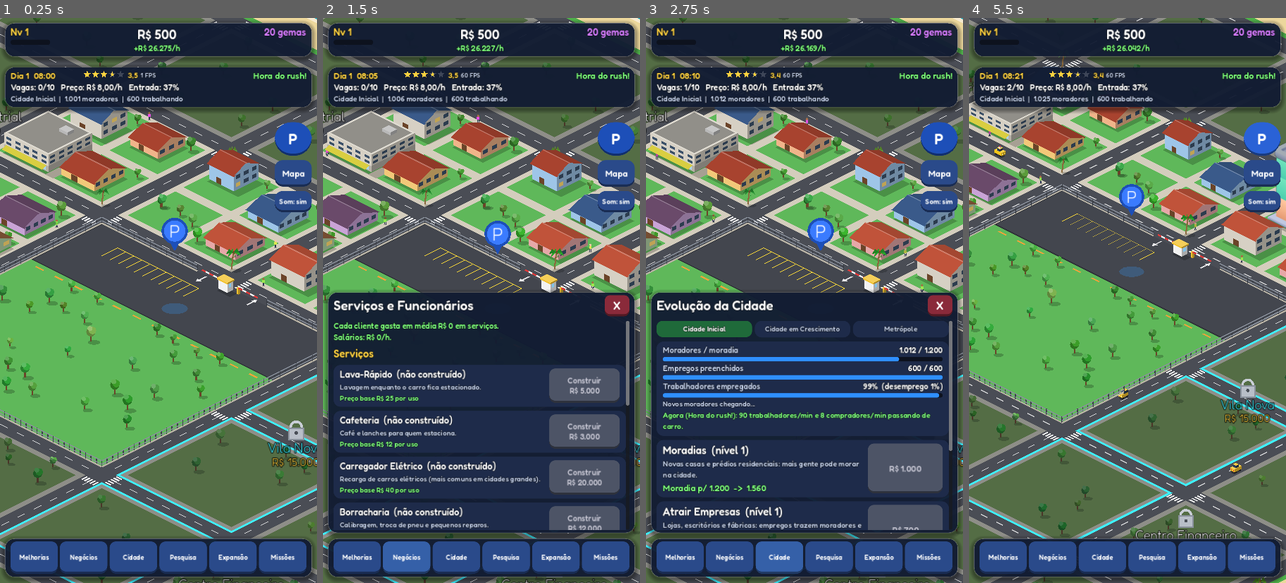
Above: before the commit, frames 1-4 (left to right).
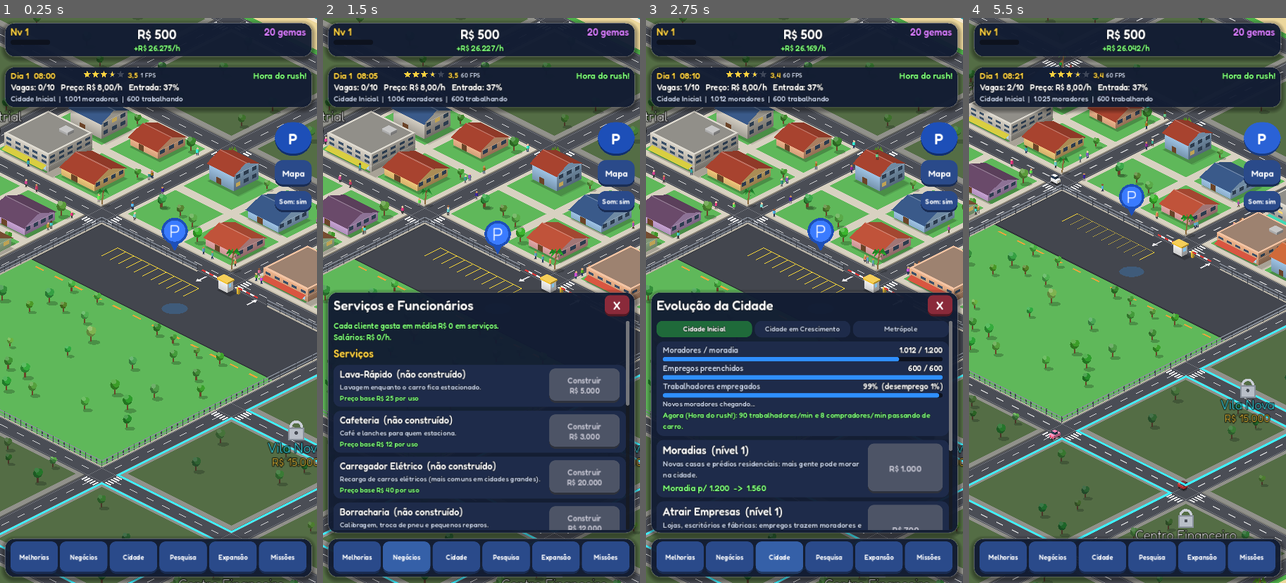
Above: after the commit, the same moments.

Repository: gtvmoura/gamess
Game: Godot game, scene res://scenes/main.tscn
Same seed, same stepped clock (60 frames per second), same inputs: the game is played once before the commit and once after it.
Inputs:
- Up to frame 1 (0.25 s): no input
- Up to frame 2 (1.5 s): click "Melhorias" at 0.5 s; click "Negócios" at 1.25 s
- Up to frame 3 (2.75 s): click "Cidade" at 2 s
- Up to frame 4 (5.5 s): click "Pesquisa" at 2.75 s; click "Expansão" at 3.5 s; click "Missões" at 4.25 s; click "P" at 5 s

The runs differ from the first frame. In frame 1, 5.1% of the frame differs, in the area x 0-100%, y 0-100%; in frame 2, 4.1%; in frame 3, 4.1%; in frame 4, 5.9%.

Commit message:
Volta ao estilo próprio, mais qualidade visual, menos lag e cidade mais viva
- Remove os sprites da Kenney do jogo (mantém os sons)
- Paredes com degradê de oclusão e brilho nas quinas; sombras suaves
- Calçadas elevadas com meio-fio e juntas; grama com variação; linhas
  de borda nas ruas
- Multidão: até 320 pedestres nas calçadas (cresce com a população),
  atravessando nas faixas; simulados num só lugar e desenhados em lotes
  por quarteirão (camadas atrás/na frente)
- Motoristas descem do carro e caminham até a calçada
- Quarteirões reconstruídos aos poucos (2 por quadro) e só os que
  mudaram, evitando travadas quando a cidade cresce

Co-Authored-By: Claude Opus 5.5 <noreply@anthropic.com>
Claude-Session: https://claude.ai/code/session_01MiRi1d4oFeeXUf8TJouCqA

Diff:
--- a/estacionamento-tycoon/scripts/batch.gd
+++ b/estacionamento-tycoon/scripts/batch.gd
@@ -16,6 +16,20 @@
 	pts.append_array(poly)
 	for i in n:
 		cols.append(color)
+	for i in range(1, n - 1):
+		idx.append(base)
+		idx.append(base + i)
+		idx.append(base + i + 1)
+
+
+## Polígono convexo com uma cor por vértice (degradês).
+func draw_polygon(poly: PackedVector2Array, colors: PackedColorArray) -> void:
+	var n := poly.size()
+	if n < 3 or colors.size() != n:
+		return
+	var base := pts.size()
+	pts.append_array(poly)
+	cols.append_array(colors)
 	for i in range(1, n - 1):
 		idx.append(base)
 		idx.append(base + i)
--- a/estacionamento-tycoon/scripts/car.gd
+++ b/estacionamento-tycoon/scripts/car.gd
@@ -52,8 +52,6 @@
 		kind = 5
 	else:
 		kind = 6
-	if rng.randf() < 0.06:
-		kind = 7  # moto
 	if kind == 2:
 		body_color = Color("f2c230") if rng.randf() < 0.5 else Color("3a8fd9")
 	elif kind == 6:
--- /dev/null
+++ b/estacionamento-tycoon/scripts/crowd.gd
@@ -0,0 +1,189 @@
+extends Node2D
+## Multidão: muitos pedestres andando pelas calçadas e atravessando nas faixas.
+## Simulados aqui num só lugar e desenhados em lotes por quarteirão (2 camadas: atrás e na
+## frente dos prédios), para a ordem de desenho ficar certa e o custo baixo.
+
+const Iso := preload("res://scripts/iso.gd")
+const Batch := preload("res://scripts/batch.gd")
+
+const INSET := 0.16          # distância da calçada para a borda do quarteirão
+const REDRAW_HZ := 20.0
+const SKINS := [Color("f1c9a5"), Color("e0ac7e"), Color("c68a5c"), Color("8d5a3b"), Color("5e3a24")]
+const PANTS := [Color("2b3550"), Color("3a3a3a"), Color("5a4632"), Color("23395d"), Color("6b6b6b")]
+
+var world = null
+var rng := RandomNumberGenerator.new()
+var peds: Array = []          # cada um: Dictionary
+var open_blocks: Array = []   # quarteirões desbloqueados (Vector2i)
+var layers := {}              # "bx,by,f" -> Node2D (f = 0 atrás, 1 na frente)
+var _acc := 0.0
+var _t := 0.0
+
+
+func _ready() -> void:
+	rng.randomize()
+	z_index = 0
+
+
+func refresh_blocks() -> void:
+	open_blocks.clear()
+	for b in world.block_district.keys():
+		if world.block_district[b] < Game.districts_unlocked:
+			open_blocks.append(b)
+	_ensure_layers()
+	var target := clampi(int(Game.population() / 120.0), 40, 320)
+	while peds.size() < target and not open_blocks.is_empty():
+		peds.append(_new_ped())
+	while peds.size() > target:
+		peds.pop_back()
+
+
+func _ensure_layers() -> void:
+	for b in open_blocks:
+		for f in 2:
+			var key := "%d,%d,%d" % [b.x, b.y, f]
+			if layers.has(key):
+				continue
+			var n := Node2D.new()
+			var ox: float = b.x * 8 + 1.0
+			var oy: float = b.y * 8 + 1.0
+			# camada de trás fica antes do quarteirão; a da frente, depois (y-sort)
+			n.position = Iso.p(ox, oy) - Vector2(0, 2) if f == 0 else Iso.p(ox + 7.0, oy + 7.0) + Vector2(0, 2)
+			n.set_meta("peds", [])
+			n.draw.connect(_draw_layer.bind(n))
+			world.objects.add_child(n)
+			layers[key] = n
+
+
+func _corner(b: Vector2i, k: int) -> Vector2:
+	var ox: float = b.x * 8 + 1.0
+	var oy: float = b.y * 8 + 1.0
+	match k % 4:
+		0:
+			return Vector2(ox + INSET, oy + INSET)
+		1:
+			return Vector2(ox + 7.0 - INSET, oy + INSET)
+		2:
+			return Vector2(ox + 7.0 - INSET, oy + 7.0 - INSET)
+	return Vector2(ox + INSET, oy + 7.0 - INSET)
+
+
+func _new_ped() -> Dictionary:
+	var b: Vector2i = open_blocks[rng.randi_range(0, open_blocks.size() - 1)]
+	var k := rng.randi_range(0, 3)
+	var dirn := 1 if rng.randf() < 0.5 else -1
+	var a := _corner(b, k)
+	var c := _corner(b, k + dirn + 4)
+	return {
+		"b": b, "k": k, "dir": dirn,
+		"pos": a.lerp(c, rng.randf()), "to": c,
+		"speed": rng.randf_range(0.28, 0.5),
+		"shirt": Color.from_hsv(rng.randf(), rng.randf_range(0.45, 0.8), rng.randf_range(0.6, 0.95)),
+		"skin": SKINS[rng.randi_range(0, SKINS.size() - 1)],
+		"pants": PANTS[rng.randi_range(0, PANTS.size() - 1)],
+		"phase": rng.randf() * TAU,
+		"cross": false,
+	}
+
+
+## Na esquina: segue pela calçada ou atravessa a rua na faixa para o quarteirão vizinho.
+func _next_leg(p: Dictionary) -> void:
+	var b: Vector2i = p.b
+	if p.cross:
+		p.cross = false
+		p.k = p.next_k
+		p.b = p.next_b
+		b = p.b
+	else:
+		p.k = (int(p.k) + int(p.dir) + 4) % 4
+		if rng.randf() < 0.3:
+			# vizinho na direção da esquina atual
+			var k: int = p.k
+			var offs := [Vector2i(0, -1), Vector2i(1, 0), Vector2i(0, 1), Vector2i(-1, 0)]
+			var side := k if rng.randf() < 0.5 else (k + 3) % 4
+			var nb: Vector2i = b + offs[side]
+			if open_blocks.has(nb):
+				var here := _corner(b, k)
+				# canto equivalente do vizinho
+				var nk := k
+				if side == 0:
+					nk = 3 if k == 0 else 2
+				elif side == 1:
+					nk = 0 if k == 1 else 3
+				elif side == 2:
+					nk = 1 if k == 2 else 0
+				else:
+					nk = 2 if k == 3 else 1
+				p.cross = true
+				p.next_b = nb
+				p.next_k = nk
+				p.to = _corner(nb, nk)
+				p.pos = here
+				return
+	p.to = _corner(b, int(p.k) + int(p.dir) + 4)
+
+
+func _process(delta: float) -> void:
+	if world == null:
+		return
+	_t += delta
+	for p in peds:
+		var to: Vector2 = p.to
+		var pos: Vector2 = p.pos
+		var d := pos.distance_to(to)
+		var step: float = p.speed * delta
+		if d <= step:
+			p.pos = to
+			_next_leg(p)
+		else:
+			p.pos = pos + (to - pos) / d * step
+	_acc += delta
+	if _acc < 1.0 / REDRAW_HZ:
+		return
+	_acc = 0.0
+	if not world.camera or world.camera.zoom.x < 0.32:
+		for key in layers.keys():
+			var n: Node2D = layers[key]
+			if not (n.get_meta("peds") as Array).is_empty():
+				n.set_meta("peds", [])
+				n.queue_redraw()
+		return
+	# distribui os pedestres nas camadas (atrás/na frente do quarteirão)
+	var buckets := {}
+	for p in peds:
+		var b: Vector2i = p.b
+		var pos: Vector2 = p.pos
+		var ox: float = b.x * 8 + 1.0
+		var oy: float = b.y * 8 + 1.0
+		var front := 1 if (pos.x - ox) + (pos.y - oy) > 7.0 or p.cross else 0
+		var key := "%d,%d,%d" % [b.x, b.y, front]
+		if not buckets.has(key):
+			buckets[key] = []
+		buckets[key].append(p)
+	for key in layers.keys():
+		var n: Node2D = layers[key]
+		var list: Array = buckets.get(key, [])
+		if list.is_empty() and (n.get_meta("peds") as Array).is_empty():
+			continue
+		n.set_meta("peds", list)
+		n.queue_redraw()
+
+
+func _draw_layer(n: Node2D) -> void:
+	var list: Array = n.get_meta("peds")
+	if list.is_empty():
+		return
+	var b = Batch.new()
+	for p in list:
+		var c := Iso.pg(p.pos, 2.6) - n.position
+		var leg := 1.4 if sin(_t * 9.0 + float(p.phase)) > 0.0 else -1.4
+		var shirt: Color = p.shirt
+		var skin: Color = p.skin
+		var pants: Color = p.pants
+		b.draw_colored_polygon(PackedVector2Array([c + Vector2(-3, 0), c + Vector2(3, 0), c + Vector2(3, 1.4), c + Vector2(-3, 1.4)]), Color(0, 0, 0, 0.22))
+		b.draw_line(c + Vector2(-1, 0), c + Vector2(-1 + leg * 0.5, -5), pants, 1.6)
+		b.draw_line(c + Vector2(1, 0), c + Vector2(1 - leg * 0.5, -5), pants, 1.6)
+		b.draw_colored_polygon(PackedVector2Array([c + Vector2(-2.6, -11), c + Vector2(2.6, -11), c + Vector2(2.6, -5), c + Vector2(-2.6, -5)]), shirt)
+		b.draw_colored_polygon(PackedVector2Array([c + Vector2(0.6, -11), c + Vector2(2.6, -11), c + Vector2(2.6, -5), c + Vector2(0.6, -5)]), shirt.darkened(0.2))
+		b.draw_circle(c + Vector2(0, -13), 2.2, skin)
+	b.flush(n.get_canvas_item())
--- a/estacionamento-tycoon/scripts/iso.gd
+++ b/estacionamento-tycoon/scripts/iso.gd
@@ -34,17 +34,35 @@
 		return
 	var z1 := z0 + h
 	if h > 0.01:
-		ci.draw_colored_polygon(PackedVector2Array([
-			p(x0, y0 + d, z0) - o, p(x0 + w, y0 + d, z0) - o, p(x0 + w, y0 + d, z1) - o, p(x0, y0 + d, z1) - o]), color)
-		ci.draw_colored_polygon(PackedVector2Array([
-			p(x0 + w, y0, z0) - o, p(x0 + w, y0 + d, z0) - o, p(x0 + w, y0 + d, z1) - o, p(x0 + w, y0, z1) - o]), color.darkened(0.3))
+		var left := color
+		var right := color.darkened(0.3)
+		if h >= 6.0:
+			# degradê: base mais escura (oclusão), topo mais claro
+			var ao := clampf(h / 120.0, 0.12, 0.3)
+			ci.draw_polygon(PackedVector2Array([
+				p(x0, y0 + d, z0) - o, p(x0 + w, y0 + d, z0) - o, p(x0 + w, y0 + d, z1) - o, p(x0, y0 + d, z1) - o]),
+				PackedColorArray([left.darkened(ao), left.darkened(ao), left.lightened(0.04), left.lightened(0.04)]))
+			ci.draw_polygon(PackedVector2Array([
+				p(x0 + w, y0, z0) - o, p(x0 + w, y0 + d, z0) - o, p(x0 + w, y0 + d, z1) - o, p(x0 + w, y0, z1) - o]),
+				PackedColorArray([right.darkened(ao), right.darkened(ao), right.lightened(0.03), right.lightened(0.03)]))
+			# brilho nas quinas de cima
+			var hl := Color(1, 1, 1, 0.35)
+			ci.draw_line(p(x0, y0 + d, z1) - o, p(x0 + w, y0 + d, z1) - o, hl, 1.0)
+			ci.draw_line(p(x0 + w, y0 + d, z1) - o, p(x0 + w, y0, z1) - o, hl, 1.0)
+			ci.draw_line(p(x0 + w, y0 + d, z0) - o, p(x0 + w, y0 + d, z1) - o, Color(1, 1, 1, 0.12), 1.0)
+		else:
+			ci.draw_colored_polygon(PackedVector2Array([
+				p(x0, y0 + d, z0) - o, p(x0 + w, y0 + d, z0) - o, p(x0 + w, y0 + d, z1) - o, p(x0, y0 + d, z1) - o]), left)
+			ci.draw_colored_polygon(PackedVector2Array([
+				p(x0 + w, y0, z0) - o, p(x0 + w, y0 + d, z0) - o, p(x0 + w, y0 + d, z1) - o, p(x0 + w, y0, z1) - o]), right)
 	quad(ci, o, x0, y0, w, d, z1, top if top.a > 0.0 else color.lightened(0.2))
 
 
 ## Sombra projetada no chão (para baixo-direita).
 static func shadow(ci, o: Vector2, x0: float, y0: float, w: float, d: float, h: float) -> void:
 	var s := minf(h / 40.0, 3.0)
-	quad(ci, o, x0 + 0.1, y0 + 0.1, w + s * 0.5, d + s * 0.15, 0.0, Color(0, 0, 0, 0.22))
+	quad(ci, o, x0 + 0.05, y0 + 0.05, w + s * 0.6, d + s * 0.2, 0.0, Color(0, 0, 0, 0.1))
+	quad(ci, o, x0 + 0.1, y0 + 0.1, w + s * 0.4, d + s * 0.1, 0.0, Color(0, 0, 0, 0.14))
 
 
 ## Janelas numa face. Face "y" = frente-esquerda (y = y0+d), face "x" = frente-direita (x = x0+w).
--- a/estacionamento-tycoon/scripts/walker.gd
+++ b/estacionamento-tycoon/scripts/walker.gd
@@ -12,6 +12,7 @@
 var _forward := true
 var _step := 0.0
 var _leg_up := false
+var path: Array = []   # modo "caminho": segue os pontos e some no final
 
 
 func setup(rng: RandomNumberGenerator, p0: Vector2, p1: Vector2) -> void:
@@ -24,7 +25,34 @@
 	_forward = rng.randf() < 0.5
 
 
+func setup_path(rng: RandomNumberGenerator, points: Array) -> void:
+	setup(rng, points[0], points[0])
+	path = points.slice(1)
+	position = Iso.pg(points[0])
+	a = points[0]
+
+
 func _process(delta: float) -> void:
+	if not path.is_empty():
+		var to: Vector2 = path[0]
+		var d := a.distance_to(to)
+		var step := 0.55 * delta
+		if d <= step:
+			a = to
+			path.remove_at(0)
+			if path.is_empty():
+				var tw := create_tween()
+				tw.tween_property(self, "modulate:a", 0.0, 0.5)
+				tw.tween_callback(queue_free)
+		else:
+			a += (to - a) / d * step
+		position = Iso.pg(a)
+		_step += delta * 8.0
+		var upp := sin(_step) > 0.0
+		if upp != _leg_up:
+			_leg_up = upp
+			queue_redraw()
+		return
 	t += (speed if _forward else -speed) * delta
 	if t >= 1.0:
 		t = 1.0
--- a/estacionamento-tycoon/scripts/world.gd
+++ b/estacionamento-tycoon/scripts/world.gd
@@ -9,6 +9,7 @@
 const CameraScript := preload("res://scripts/camera.gd")
 const Batch := preload("res://scripts/batch.gd")
 const BlockMesh := preload("res://scripts/block_mesh.gd")
+const CrowdScript := preload("res://scripts/crowd.gd")
 
 const MAP := 49.0                 # tamanho do mapa em casas
 const NB := 6                     # 6x6 quarteirões, ruas a cada 8 casas
@@ -53,6 +54,13 @@
 var _city_key := ""
 var _ground_key := ""
 var _static_nodes: Array = []
+var _block_nodes := {}
+var _block_keys := {}
+var _pending_blocks: Array = []
+var _last_block_node = null
+var _lot_key := ""
+var _beach_built := false
+var crowd = null
 var _collect = null          # quando não é null, _prop() junta aqui em vez de criar nós
 var _entry_gate = null
 var _exit_gate = null
@@ -89,7 +97,11 @@
 	camera.make_current()
 	focus_lot(true)
 	spot_cars.resize(Game.spots())
+	crowd = CrowdScript.new()
+	crowd.world = self
+	add_child(crowd)
 	_rebuild()
+	_process_pending(999)
 	Game.changed.connect(_rebuild)
 	for i in 8:
 		_spawn_traffic()
@@ -195,18 +207,46 @@
 		_ground_key = gkey
 		queue_redraw()
 		overlay.queue_redraw()
-	var key := "%d|%d|%d|%d|%s|%s" % [int(_pop_level() * 8.0), Game.districts_unlocked, int(Game.lvl.attract), Game.spots() / 48, str(Game.services), str(Game.staff)]
-	if key == _city_key:
-		return
-	_city_key = key
-	for n in _static_nodes:
-		n.queue_free()
-	_static_nodes.clear()
-	var br := RandomNumberGenerator.new()
-	_build_city(br)
-	_build_lot_props()
-	_build_beach(br)
-	_build_walkers(br)
+	# quarteirões: só os que mudaram, alguns por quadro (evita travadas)
+	for b in block_district.keys():
+		var k := _block_key(b)
+		if _block_keys.get(b, "") != k:
+			_block_keys[b] = k
+			if not _pending_blocks.has(b):
+				_pending_blocks.append(b)
+	var lkey := "%d|%d|%s|%s|%d" % [int(Game.lvl.attract), Game.spots() / 48, str(Game.services), str(Game.staff), Game.phase_index()]
+	if lkey != _lot_key:
+		_lot_key = lkey
+		for n in _static_nodes:
+			if is_instance_valid(n):
+				n.queue_free()
+		_static_nodes.clear()
+		_build_lot_props()
+	if not _beach_built:
+		_beach_built = true
+		_build_beach(RandomNumberGenerator.new())
+	if crowd:
+		crowd.refresh_blocks()
+
+
+func _block_key(b: Vector2i) -> String:
+	var dist: int = block_district[b]
+	var locked := dist >= Game.districts_unlocked
+	if locked:
+		return "L"
+	return "%d|%d" % [int(_dev(dist) * 20.0), Game.phase_index()]
+
+
+## Reconstrói até `n` quarteirões pendentes por quadro.
+func _process_pending(n: int) -> void:
+	while n > 0 and not _pending_blocks.is_empty():
+		n -= 1
+		var b: Vector2i = _pending_blocks.pop_front()
+		var old = _block_nodes.get(b, null)
+		_build_block(b)
+		_block_nodes[b] = _last_block_node
+		if old != null and is_instance_valid(old):
+			old.queue_free()
 
 
 func _prop(kind: String, x: float, y: float, w: float = 0.0, d: float = 0.0):
@@ -299,82 +339,74 @@
 	t.queue_redraw()
 
 
-func _build_city(br: RandomNumberGenerator) -> void:
+func _build_block(b: Vector2i) -> void:
+	var br := RandomNumberGenerator.new()
 	var phase := Game.phase_index()
 	var lit: float = [0.04, 0.12, 0.5][phase]
-	for b in block_district.keys():
-		var dist: int = block_district[b]
-		var locked: bool = dist >= Game.districts_unlocked
-		var ox: float = b.x * 8 + 1.0
-		var oy: float = b.y * 8 + 1.0
-		br.seed = hash(b) + 17
-		_collect = []
-		# palmeiras na calçada
-		if not locked:
-			_tree(ox + 0.15, oy + 0.15, br, true)
-			_tree(ox + 6.85, oy + 6.85, br, true)
-		for pi in 4:
-			var px := ox + 0.4 + (pi % 2) * 3.3
-			var py := oy + 0.4 + (pi / 2) * 3.3
-			var r := br.randf()
-			var r2 := br.randf()
-			var r3 := br.randf()
-			if locked:
-				for k in int(r2 * 4.0):
-					_tree(px + br.randf() * 2.8, py + br.randf() * 2.8, br, false)
-				continue
-			if dist == 3 or dist == 6:
-				var wh = _prop("warehouse", px + 0.1, py + 0.1, 2.7, 2.6)
-				wh.floors = 1 + int(r * 2.0)
-				wh.color = Color("c9ccd2") if r2 < 0.5 else Color("d9c9a8")
-				continue
-			var s := _dev(dist) + r * 0.5 - 0.15
-			if r3 < 0.12:
-				for k in 3 + int(r2 * 3.0):
-					_tree(px + br.randf() * 2.8, py + br.randf() * 2.8, br, dist == 4)
-			elif s < 0.3:
-				var hw := br.randf_range(1.5, 2.1)
-				var hx := px + br.randf_range(0.0, 2.9 - hw)
-				var hy := py + br.randf_range(0.0, 2.9 - hw)
-				var h = _prop("house", hx, hy, hw, hw * br.randf_range(0.8, 1.0))
-				h.floors = 2 if r2 > 0.7 else 1
-				h.color = Color(BUILDING_COLORS[br.randi_range(0, BUILDING_COLORS.size() - 1)])
-				h.color2 = Color(ROOF_COLORS[br.randi_range(0, ROOF_COLORS.size() - 1)])
-				h.seed_value = br.randi()
-				h.lit_chance = lit
-				if hx - px > 0.8:
-					_tree(px + 0.4, py + 2.5, br, dist == 4)
-				else:
-					_tree(px + 2.6, py + 0.4, br, dist == 4)
+	var dist: int = block_district[b]
+	var locked: bool = dist >= Game.districts_unlocked
+	var ox: float = b.x * 8 + 1.0
+	var oy: float = b.y * 8 + 1.0
+	br.seed = hash(b) + 17
+	_collect = []
+	# palmeiras na calçada
+	if not locked:
+		_tree(ox + 0.15, oy + 0.15, br, true)
+		_tree(ox + 6.85, oy + 6.85, br, true)
+	for pi in 4:
+		var px := ox + 0.4 + (pi % 2) * 3.3
+		var py := oy + 0.4 + (pi / 2) * 3.3
+		var r := br.randf()
+		var r2 := br.randf()
+		var r3 := br.randf()
+		if locked:
+			for k in int(r2 * 4.0):
+				_tree(px + br.randf() * 2.8, py + br.randf() * 2.8, br, false)
+			continue
+		if dist == 3 or dist == 6:
+			var wh = _prop("warehouse", px + 0.1, py + 0.1, 2.7, 2.6)
+			wh.floors = 1 + int(r * 2.0)
+			wh.color = Color("c9ccd2") if r2 < 0.5 else Color("d9c9a8")
+			continue
+		var s := _dev(dist) + r * 0.5 - 0.15
+		if r3 < 0.12:
+			for k in 3 + int(r2 * 3.0):
+				_tree(px + br.randf() * 2.8, py + br.randf() * 2.8, br, dist == 4)
+		elif s < 0.3:
+			var hw := br.randf_range(1.5, 2.1)
+			var hx := px + br.randf_range(0.0, 2.9 - hw)
+			var hy := py + br.randf_range(0.0, 2.9 - hw)
+			var h = _prop("house", hx, hy, hw, hw * br.randf_range(0.8, 1.0))
+			h.floors = 2 if r2 > 0.7 else 1
+			h.color = Color(BUILDING_COLORS[br.randi_range(0, BUILDING_COLORS.size() - 1)])
+			h.color2 = Color(ROOF_COLORS[br.randi_range(0, ROOF_COLORS.size() - 1)])
+			h.seed_value = br.randi()
+			h.lit_chance = lit
+			if hx - px > 0.8:
+				_tree(px + 0.4, py + 2.5, br, dist == 4)
 			else:
-				var tower := s >= 1.0 and phase >= 2
-				var floors := 0
-				if s < 0.65:
-					floors = 2 + int((s - 0.3) * 14.0)
-				elif not tower:
-					floors = mini(6 + int((s - 0.65) * 16.0), 12)
-				else:
-					floors = mini(12 + int((s - 1.0) * 24.0), 26)
-				# quarteirões na frente do estacionamento (mais perto da câmera) ficam baixos
-				if _in_front_of_lot(b):
-					tower = false
-					floors = mini(floors, 4)
-				var bw := 2.4 if tower else 2.7
-				# prédios pequenos/médios: modelos da Kenney (variedade), o resto procedural
-				if not tower and floors <= 7 and r2 < 0.7:
-					var model := "building-small-a" if floors <= 2 else ("building-small-b" if floors <= 4 else "building-small-c")
-					if floors <= 2 and br.randf() < 0.5:
-						model = "building-small-d"
-					var kb = _kenney_building(model, br.randi_range(0, 3) * 90, px + 0.1, py + 0.1, 2.7)
-					if kb != null:
-						continue
-				var bld = _prop("tower" if tower else "building", px + (2.9 - bw) / 2.0, py + (2.9 - bw) / 2.0, bw, bw)
-				bld.floors = maxi(2, floors)
-				var pal: Array = TOWER_COLORS if tower else BUILDING_COLORS
-				bld.color = Color(pal[br.randi_range(0, pal.size() - 1)])
-				bld.seed_value = br.randi()
-				bld.lit_chance = lit
-		_flush_block(Vector2(ox + 7.0, oy + 7.0))
+				_tree(px + 2.6, py + 0.4, br, dist == 4)
+		else:
+			var tower := s >= 1.0 and phase >= 2
+			var floors := 0
+			if s < 0.65:
+				floors = 2 + int((s - 0.3) * 14.0)
+			elif not tower:
+				floors = mini(6 + int((s - 0.65) * 16.0), 12)
+			else:
+				floors = mini(12 + int((s - 1.0) * 24.0), 26)
+			# quarteirões na frente do estacionamento (mais perto da câmera) ficam baixos
+			if _in_front_of_lot(b):
+				tower = false
+				floors = mini(floors, 4)
+			var bw := 2.4 if tower else 2.7
+			var bld = _prop("tower" if tower else "building", px + (2.9 - bw) / 2.0, py + (2.9 - bw) / 2.0, bw, bw)
+			bld.floors = maxi(2, floors)
+			var pal: Array = TOWER_COLORS if tower else BUILDING_COLORS
+			bld.color = Color(pal[br.randi_range(0, pal.size() - 1)])
+			bld.seed_value = br.randi()
+			bld.lit_chance = lit
+	_flush_block(Vector2(ox + 7.0, oy + 7.0))
 
 
 func _build_lot_props() -> void:
@@ -487,6 +519,8 @@
 
 func _build_beach(br: RandomNumberGenerator) -> void:
 	br.seed = 99
+	var keep := _static_nodes
+	_static_nodes = []
 	for i in 40:
 		var t := br.randf() * MAP
 		var side := br.randi_range(0, 3)
@@ -501,40 +535,7 @@
 		else:
 			var u = _prop("umbrella", pos.x, pos.y)
 			u.color = Color.from_hsv(br.randf(), 0.75, 0.95)
-
-
-func _build_walkers(br: RandomNumberGenerator) -> void:
-	br.seed = 4242 + Game.districts_unlocked
-	var count := clampi(int(Game.population() / 400.0), 8, 70)
-	var blocks: Array = []
-	for b in block_district.keys():
-		if block_district[b] < Game.districts_unlocked:
-			blocks.append(b)
-	if blocks.is_empty():
-		return
-	for i in count:
-		var b: Vector2i = blocks[br.randi_range(0, blocks.size() - 1)]
-		var ox: float = b.x * 8 + 1.0
-		var oy: float = b.y * 8 + 1.0
-		var p0: Vector2
-		var p1: Vector2
-		match br.randi_range(0, 3):
-			0:
-				p0 = Vector2(ox + 0.2, oy + 0.15)
-				p1 = Vector2(ox + 6.8, oy + 0.15)
-			1:
-				p0 = Vector2(ox + 0.2, oy + 6.85)
-				p1 = Vector2(ox + 6.8, oy + 6.85)
-			2:
-				p0 = Vector2(ox + 0.15, oy + 0.2)
-				p1 = Vector2(ox + 0.15, oy + 6.8)
-			_:
-				p0 = Vector2(ox + 6.85, oy + 0.2)
-				p1 = Vector2(ox + 6.85, oy + 6.8)
-		var wk = WalkerScript.new()
-		wk.setup(br, p0, p1)
-		objects.add_child(wk)
-		_static_nodes.append(wk)
+	_static_nodes = keep
 
 
 # ---------------------------------------------------------------- Vagas
@@ -563,6 +564,7 @@
 		shop_acc -= 1.0
 		_try_arrival(false)
 	_update_daylight()
+	_process_pending(2)
 	_update_gates(delta)
 	# carros que passam na frente do estacionamento sem entrar
 	_passer_acc += minf(Game.passing_per_sec() * (1.0 - Game.enter_chance()), 1.0) * delta
@@ -698,7 +700,7 @@
 	return free[rng.randi_range(0, mini(free.size() - 1, 5))]
 
 
-const VEHICLE_SPRITES := {1: ["vehicle-truck-red", "vehicle-truck-yellow", "vehicle-truck-green"], 4: ["vehicle-truck-purple"], 7: ["vehicle-motorcycle"]}
+const VEHICLE_SPRITES := {}  # sprites da Kenney desativados (estilo próprio)
 var _frames_cache := {}
 
 
@@ -855,9 +857,29 @@
 		return
 	Game.car_parked()
 	car.status = "Estacionado"
+	_driver_walks(car)
 	var base: float = (Game.STAY_WORK_SECONDS if car.worker else Game.STAY_SHOP_SECONDS) * Game.stay_factor()
 	var stay := rng.randf_range(base * 0.7, base * 1.3)
 	get_tree().create_timer(stay).timeout.connect(_car_leave.bind(car))
+
+
+## O motorista desce do carro e caminha até a calçada.
+var _drivers := 0
+
+
+func _driver_walks(car) -> void:
+	if _drivers >= 8 or camera.zoom.x < 0.45:
+		return
+	_drivers += 1
+	var c: Vector2 = car.grid
+	var aisle := spot_aisle(car.spot_index)
+	var side := 0.18 if rng.randf() < 0.5 else -0.18
+	var pts: Array = [c + Vector2(side, 0), Vector2(c.x + side, aisle), Vector2(25.35, aisle), Vector2(25.35, TOP_AISLE_Y),
+		Vector2(25.35, LOT.position.y - 0.1), Vector2(25.35, 15.84), Vector2(rng.randf_range(26.0, 31.5), 15.84)]
+	var wk = WalkerScript.new()
+	wk.setup_path(rng, pts)
+	objects.add_child(wk)
+	wk.tree_exited.connect(func(): _drivers -= 1)
 
 
 func _car_leave(car) -> void:
@@ -933,32 +955,45 @@
 	Iso.quad(g, o, -2.2, -2.2, MAP + 4.4, 0.25, 0, Color("f7ead0"))
 	Iso.quad(g, o, -2.2, -2.2, 0.25, MAP + 4.4, 0, Color("f7ead0"))
 	Iso.quad(g, o, -0.3, -0.3, MAP + 0.6, MAP + 0.6, 0, Color("4fae4a"))
+	var gn := RandomNumberGenerator.new()
+	gn.seed = 11
 	for x in int(MAP):
 		for y in int(MAP):
-			if (x + y) % 2 == 0:
-				Iso.quad(g, o, x, y, 1, 1, 0, Color("55b54f"))
+			var v := gn.randf_range(-0.035, 0.035)
+			Iso.quad(g, o, x, y, 1, 1, 0, Color("51b14c").lightened(v) if v > 0.0 else Color("51b14c").darkened(-v))
 	# quarteirões
 	for b in block_district.keys():
 		var dist: int = block_district[b]
 		var locked: bool = dist >= Game.districts_unlocked
 		var ox: float = b.x * 8 + 1.0
 		var oy: float = b.y * 8 + 1.0
-		Iso.quad(g, o, ox, oy, 7, 7, 0, Color("d4cdbd"))
+		# calçada elevada com meio-fio
+		Iso.prism(g, o, ox, oy, 7, 7, 0.0, 2.5, Color("bfb7a6"), Color("d8d1c1"))
+		for t in range(1, 7):
+			Iso.quad(g, o, ox + t, oy, 0.03, 0.3, 2.6, Color(0, 0, 0, 0.06))
+			Iso.quad(g, o, ox, oy + t, 0.3, 0.03, 2.6, Color(0, 0, 0, 0.06))
 		var inner := Color("5fb85a")
 		if locked:
 			inner = Color("7a9a55")
 		elif dist == 3 or dist == 6:
 			inner = Color("a8a69c")
-		Iso.quad(g, o, ox + 0.3, oy + 0.3, 6.4, 6.4, 0, inner)
+		Iso.quad(g, o, ox + 0.3, oy + 0.3, 6.4, 6.4, 2.6, inner)
 		if not locked and dist != 3 and dist != 6:
-			Iso.quad(g, o, ox + 3.25, oy + 0.3, 0.5, 6.4, 0, Color("d4cdbd"))
-			Iso.quad(g, o, ox + 0.3, oy + 3.25, 6.4, 0.5, 0, Color("d4cdbd"))
+			Iso.quad(g, o, ox + 3.25, oy + 0.3, 0.5, 6.4, 2.6, Color("d8d1c1"))
+			Iso.quad(g, o, ox + 0.3, oy + 3.25, 6.4, 0.5, 2.6, Color("d8d1c1"))
 	# ruas
 	var road := Color("4a4d55")
 	for c in ROADS:
 		var k: float = c - 0.5
 		Iso.quad(g, o, 0, k, MAP, 1, 0, road)
 		Iso.quad(g, o, k, 0, 1, MAP, 0, road)
+	# linhas de borda das ruas
+	for c in ROADS:
+		var k: float = c - 0.5
+		Iso.quad(g, o, 0, k + 0.06, MAP, 0.025, 0, Color(1, 1, 1, 0.35))
+		Iso.quad(g, o, 0, k + 0.915, MAP, 0.025, 0, Color(1, 1, 1, 0.35))
+		Iso.quad(g, o, k + 0.06, 0, 0.025, MAP, 0, Color(1, 1, 1, 0.35))
+		Iso.quad(g, o, k + 0.915, 0, 0.025, MAP, 0, Color(1, 1, 1, 0.35))
 	for c in ROADS:
 		var k: float = c - 0.5
 		for t in int(MAP):
--- a/estacionamento-tycoon/tests/run_tests.gd
+++ b/estacionamento-tycoon/tests/run_tests.gd
@@ -15,7 +15,7 @@
 
 func _initialize() -> void:
 	print("== Testes Estacionamento Tycoon ==")
-	for path in ["res://scripts/game_state.gd", "res://scripts/car.gd", "res://scripts/iso.gd", "res://scripts/batch.gd", "res://scripts/prop.gd", "res://scripts/walker.gd", "res://scripts/camera.gd"]:
+	for path in ["res://scripts/game_state.gd", "res://scripts/car.gd", "res://scripts/iso.gd", "res://scripts/batch.gd", "res://scripts/prop.gd", "res://scripts/walker.gd", "res://scripts/camera.gd", "res://scripts/crowd.gd", "res://scripts/block_mesh.gd"]:
 		var s = load(path)
 		check(s != null and s.can_instantiate(), "script compila: " + path)
 
Not shown, changed: estacionamento-tycoon/export_presets.cfg
